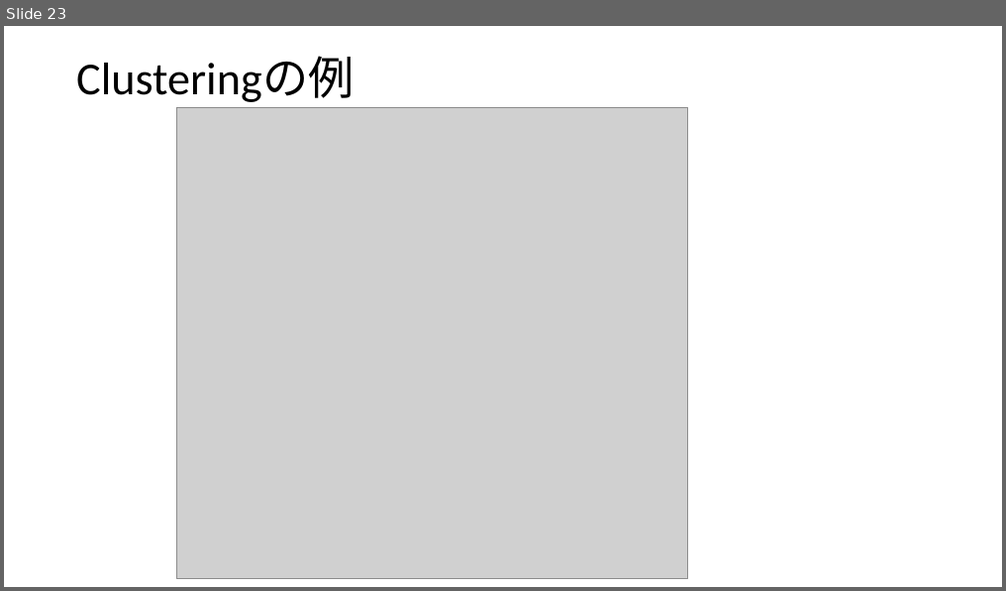
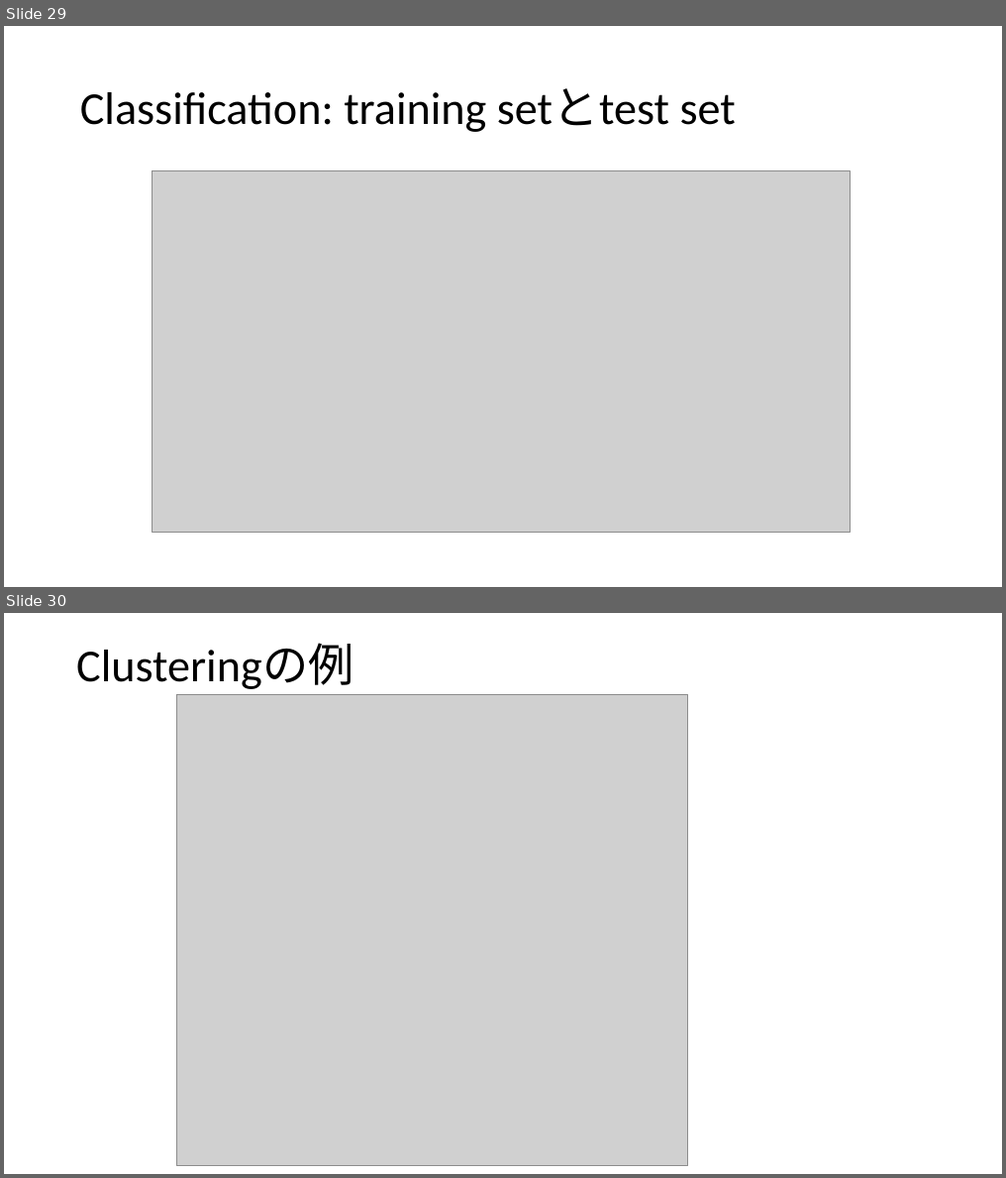
Before and after one commit to nim-hrkn/orange_examples, a slide deck: Orange_explanation.pptx. Shown one above the other, each under a label of ours: slide 23 before the commit, slides 29 and 30 after it. The pictures are 1006x591 and 1006x1178 pixels, drawn with LibreOffice and Linux fonts; fonts in the diff are those of the drawing; grey boxes stand for pictures. Boxes give left, top, right and bottom in pixels: in the first picture for what was removed or moved away, otherwise in the second. Text is boxed around its words. In the diff, an @@ line names an element or a change of style, - is before the commit and + after.

```diff
--- a/Orange_explanation.pptx
+++ b/Orange_explanation.pptx
@@ slide 29 added at box(4, 26, 1002, 587), background #FFFFFF @@
@@ title added at box(80, 88, 736, 132), 44 pt, text #000000 @@
+Classification: training setとtest set
@@ picture added at box(152, 172, 849, 532) @@
@@ what was slide 23 is now slide 30 @@
```
Also in this commit, not shown: 3 slides changed, 6 other slides added, 5 other files.
